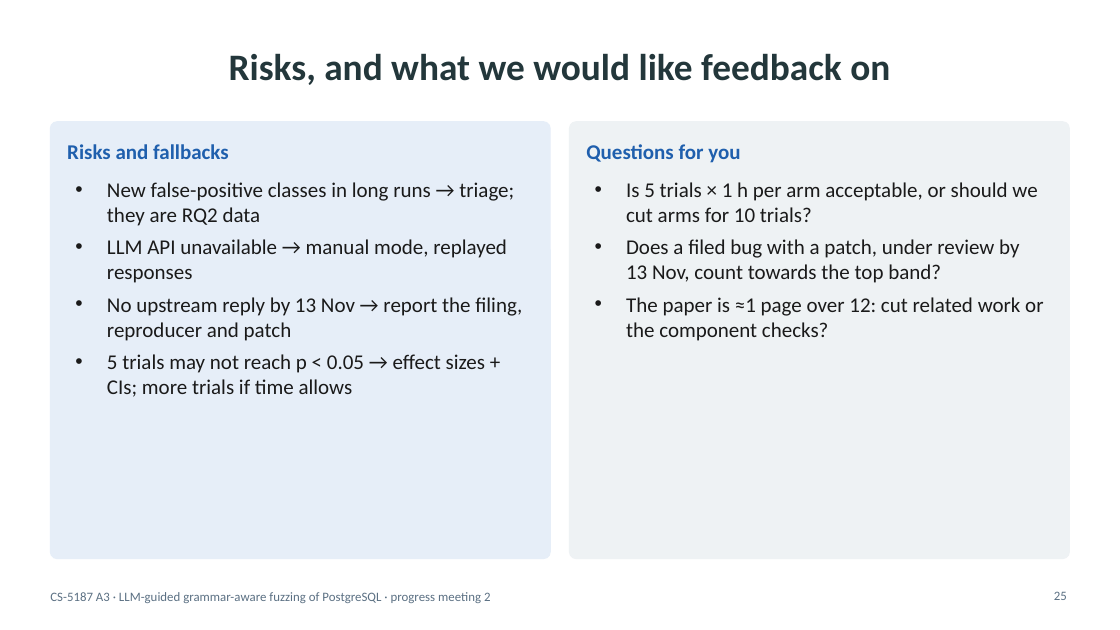
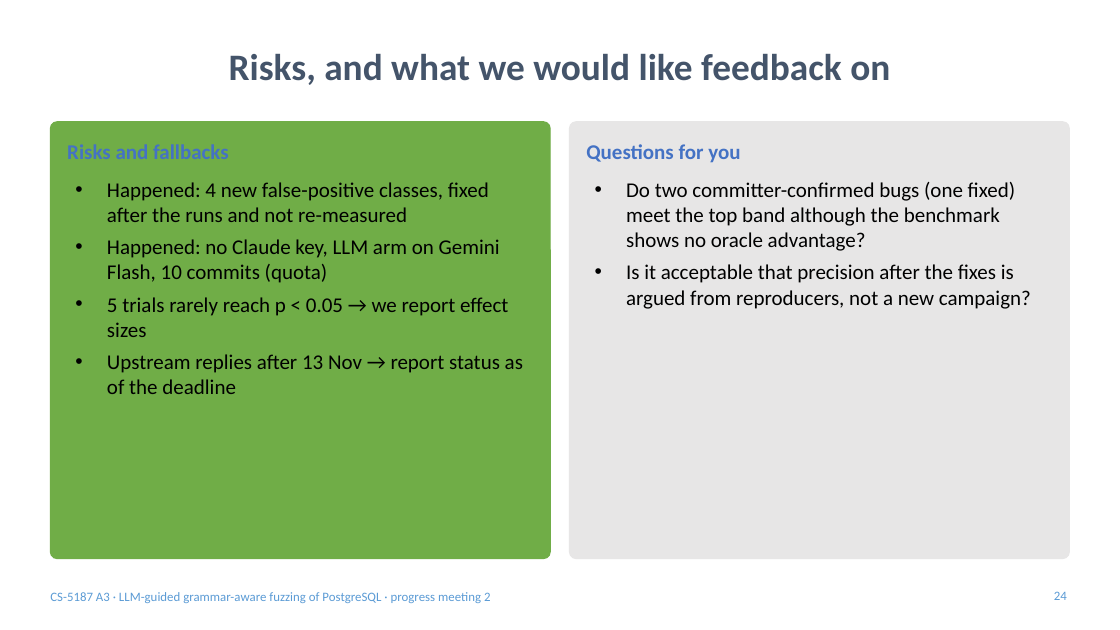
Before and after one commit to v28k/cs5187-term-project, a slide deck: slide 24 of docs/meeting2/slides/slides_meeting2.pptx (slide 25 before the commit). Drawn at 1120x630 pixels with LibreOffice and Linux fonts; fonts in the diff are those of the drawing. Boxes give left, top, right and bottom in pixels: in the first picture for what was removed or moved away, otherwise in the second. Text is boxed around its words. In the diff, an @@ line names an element or a change of style, - is before the commit and + after.

```diff
--- a/docs/meeting2/slides/slides_meeting2.pptx
+++ b/docs/meeting2/slides/slides_meeting2.pptx
@@ title "Risks, and what we would ..." at (229, 54, 890, 85): text colour #23373B to #44546A @@
@@ rounded rectangle at (50, 122, 550, 559): fill #E6EEF8 to #70AD47; outline #E6EEF8 1 pt to #70AD47 1 pt @@
@@ text "Risks and fallbacks" at (67, 144, 229, 159): text colour #1F5FAD to #4472C4 @@
@@ rounded rectangle at (570, 122, 1070, 559): fill #EEF2F4 to #E7E6E6; outline #EEF2F4 1 pt to #E7E6E6 1 pt @@
@@ text "Questions for you" at (586, 144, 740, 163): text colour #1F5FAD to #4472C4 @@
@@ text at (107, 182, 523, 394): text changed; text colour #1A1A1A to #000000 @@
-• New false-positive classes in long runs → triage; they are RQ2 data
-• LLM API unavailable → manual mode, replayed responses
-• No upstream reply by 13 Nov → report the filing, reproducer and patch
-• 5 trials may not reach p < 0.05 → effect sizes + CIs; more trials if time allows
+• Happened: 4 new false-positive classes, fixed after the runs and not re-measured
+• Happened: no Claude key, LLM arm on Gemini Flash, 10 commits (quota)
+• 5 trials rarely reach p < 0.05 → we report effect sizes
+• Upstream replies after 13 Nov → report status as of the deadline
@@ text at (626, 182, 1031, 309): text changed; text colour #1A1A1A to #000000 @@
-• Is 5 trials × 1 h per arm acceptable, or should we cut arms for 10 trials?
-• Does a filed bug with a patch, under review by 13 Nov, count towards the top band?
-• The paper is ≈1 page over 12: cut related work or the component checks?
+• Do two committer-confirmed bugs (one fixed) meet the top band although the benchmark shows no oracle advantage?
+• Is it acceptable that precision after the fixes is argued from reproducers, not a new campaign?
@@ text "CS-5187 A3 · LLM-guided grammar-aware ..." at (50, 592, 490, 603): text colour #5B7083 to #5B9BD5 @@
@@ page number at (1054, 591, 1067, 600): text changed; text colour #5B7083 to #5B9BD5 @@
-25
+24
```
Also in this commit, not shown: 22 other slides changed, 3 slides added, 4 slides removed, 12 other files.
